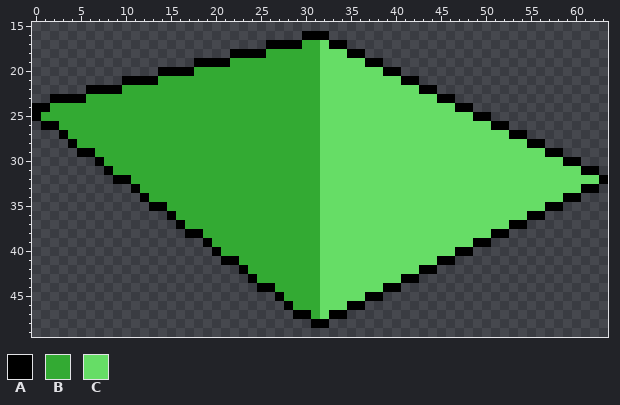
Pixel-art sprite -- 01_Graphics/tiles/grass_sloped_W.png. The first picture shows the starting point.
The file is 64x64 pixels. Shown: x 0..63, y 15..49.
Palette (. is transparent): A #000000  B #33aa33  C #66dd66
Pixels before, first column x 0:
16 ..............................AAA...............................
17 ..........................AAAABBCAA.............................
18 ......................AAAABBBBBBCCCAA...........................
19 ..................AAAABBBBBBBBBBCCCCCAA.........................
20 ..............AAAABBBBBBBBBBBBBBCCCCCCCAA.......................
21 ..........AAAABBBBBBBBBBBBBBBBBBCCCCCCCCCAA.....................
22 ......AAAABBBBBBBBBBBBBBBBBBBBBBCCCCCCCCCCCAA...................
23 ..AAAABBBBBBBBBBBBBBBBBBBBBBBBBBCCCCCCCCCCCCCAA.................
24 AABBBBBBBBBBBBBBBBBBBBBBBBBBBBBBCCCCCCCCCCCCCCCAA...............
25 ABBBBBBBBBBBBBBBBBBBBBBBBBBBBBBBCCCCCCCCCCCCCCCCCAA.............
26 .AABBBBBBBBBBBBBBBBBBBBBBBBBBBBBCCCCCCCCCCCCCCCCCCCAA...........
27 ...ABBBBBBBBBBBBBBBBBBBBBBBBBBBBCCCCCCCCCCCCCCCCCCCCCAA.........
28 ....ABBBBBBBBBBBBBBBBBBBBBBBBBBBCCCCCCCCCCCCCCCCCCCCCCCAA.......
29 .....AABBBBBBBBBBBBBBBBBBBBBBBBBCCCCCCCCCCCCCCCCCCCCCCCCCAA.....
30 .......ABBBBBBBBBBBBBBBBBBBBBBBBCCCCCCCCCCCCCCCCCCCCCCCCCCCAA...
31 ........ABBBBBBBBBBBBBBBBBBBBBBBCCCCCCCCCCCCCCCCCCCCCCCCCCCCCAA.
32 .........AABBBBBBBBBBBBBBBBBBBBBCCCCCCCCCCCCCCCCCCCCCCCCCCCCCCCA
33 ...........ABBBBBBBBBBBBBBBBBBBBCCCCCCCCCCCCCCCCCCCCCCCCCCCCCAA.
34 ............ABBBBBBBBBBBBBBBBBBBCCCCCCCCCCCCCCCCCCCCCCCCCCCAA...
35 .............AABBBBBBBBBBBBBBBBBCCCCCCCCCCCCCCCCCCCCCCCCCAA.....
36 ...............ABBBBBBBBBBBBBBBBCCCCCCCCCCCCCCCCCCCCCCCAA.......
37 ................ABBBBBBBBBBBBBBBCCCCCCCCCCCCCCCCCCCCCAA.........
38 .................AABBBBBBBBBBBBBCCCCCCCCCCCCCCCCCCCAA...........
39 ...................ABBBBBBBBBBBBCCCCCCCCCCCCCCCCCAA.............
40 ....................ABBBBBBBBBBBCCCCCCCCCCCCCCCAA...............
41 .....................AABBBBBBBBBCCCCCCCCCCCCCAA.................
42 .......................ABBBBBBBBCCCCCCCCCCCAA...................
43 ........................ABBBBBBBCCCCCCCCCAA.....................
44 .........................AABBBBBCCCCCCCAA.......................
45 ...........................ABBBBCCCCCAA.........................
46 ............................ABBBCCCAA...........................
47 .............................AABCAA.............................
48 ...............................AA...............................
The result:
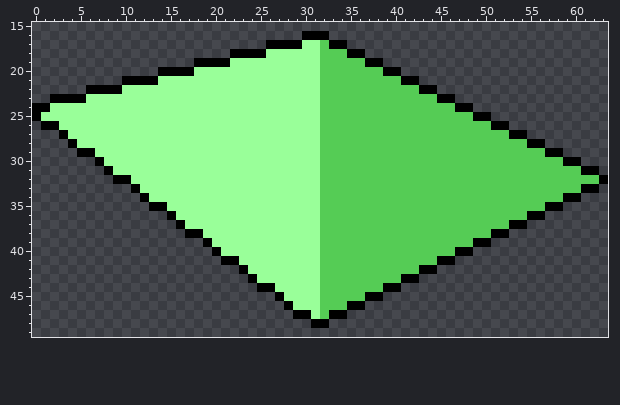
What changed:
Colour B changes from #33aa33 to #99ff99.
Colour C changes from #66dd66 to #55cc55.
Changed places in both pictures, as pixel boxes (x1, y1, x2, y2):
changed: (41, 40, 599, 319)
